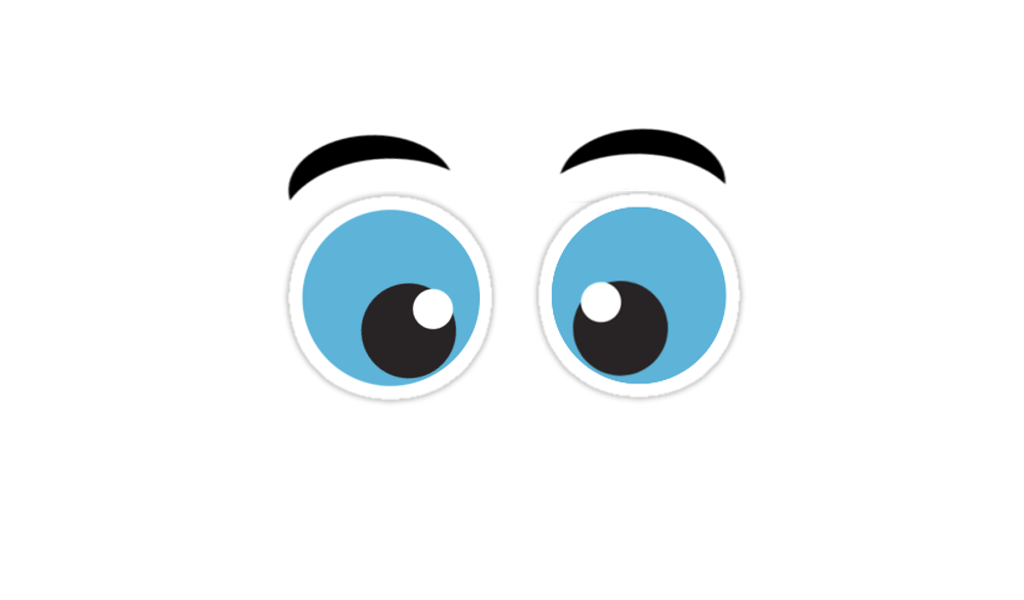
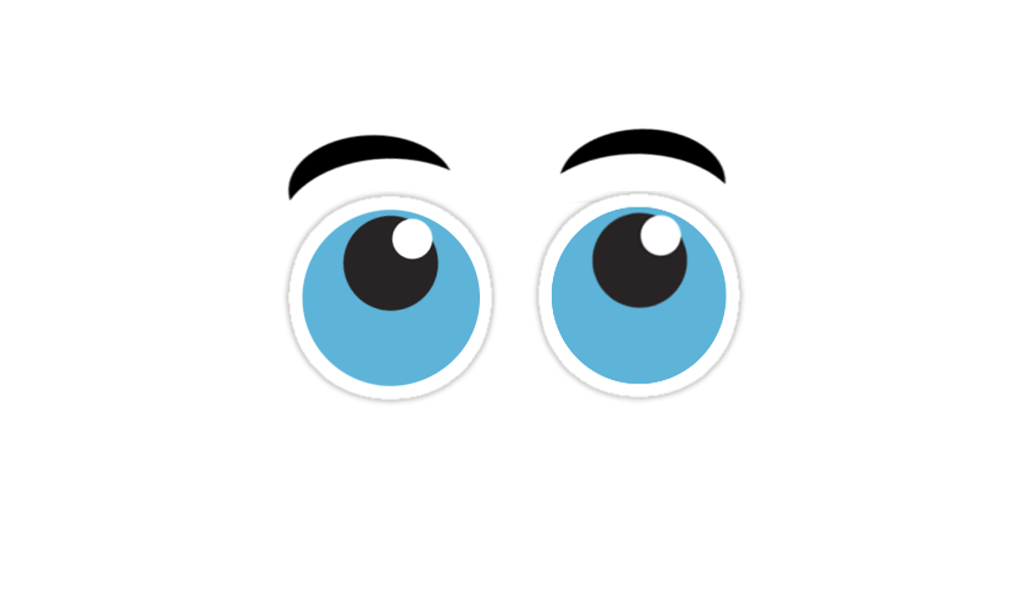
Revision of a layered 1024 x 600 image; what changed, layer by layer:
painted on "Pasted Layer copy #4" over [left=571, top=210, right=689, bottom=377]
painted on "Pasted Layer copy #3" over [left=341, top=214, right=458, bottom=380]
